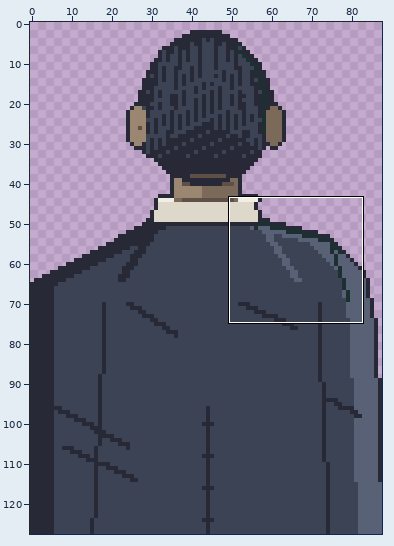
Edited in one commit: pixel-art file (art/src/news/you.aseprite). The first picture is a wide view before the edit; the outline marks the close-up.
Close-up. First the earlier version:
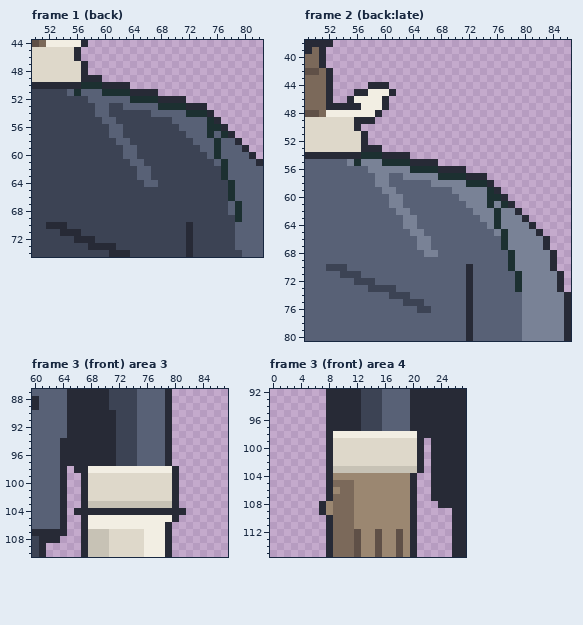
88x128 pixels, 6 frames. Shown: frame 1 (back): x 50..82, y 44..74; frame 2 (back:late): x 49..86, y 38..80; frame 3 (front) area 3: x 60..87, y 87..110; frame 3 (front) area 4: x 0..27, y 92..115. The commit also changed other frames or places, which this record leaves out.
The same view after the edit:
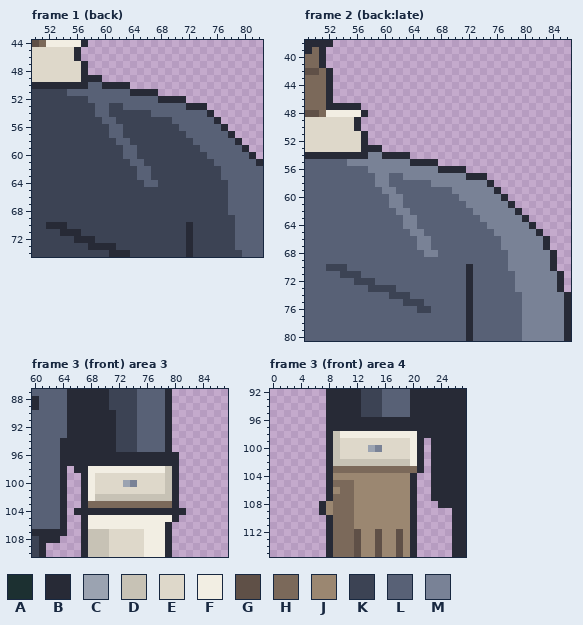
Palette (. is transparent): A #1c3031  B #272a36  C #9ba3b1  D #c7c2b5  E #ded8ca  F #f2eee3  G #5f5047  H #7b695a  J #9b8771  K #3c4354  L #586176  M #798296
Changes in this commit:
--- frame 1 (back)
@@ x 50..82 @@
 49 EEEEEEEBBB.......................
-50 BBBBBBBAAABBBB...................
-51 KKKKKLALLLAAAABBBB...............
-52 KKKKKKKKLLLLLLAAAABBBB...........
-53 KKKKKKKKKLLKKLLLLLAAAABBB........
-54 KKKKKKKKKLLKKKKKKLLLLLAAAB.......
-55 KKKKKKKKKKLLKKKKKKKKLLLLLAB......
-56 KKKKKKKKKKKLLKKKKKKKKLLLLAAB.....
-57 KKKKKKKKKKKLLKKKKKKKKKLLLALAB....
-58 KKKKKKKKKKKKLLKKKKKKKKKLLLALLB...
-59 KKKKKKKKKKKKKLLKKKKKKKKKLLALLLB..
-60 KKKKKKKKKKKKKLLKKKKKKKKKKLALLLLB.
-61 KKKKKKKKKKKKKKLLKKKKKKKKKKLALLLLB
-62 KKKKKKKKKKKKKKKLLKKKKKKKKKKALLLLL
-63 KKKKKKKKKKKKKKKLLKKKKKKKKKKALLLLL
-64 KKKKKKKKKKKKKKKKLLKKKKKKKKKKALLLL
-65 KKKKKKKKKKKKKKKKKKKKKKKKKKKKALLLL
-66 KKKKKKKKKKKKKKKKKKKKKKKKKKKKALLLL
-67 KKKKKKKKKKKKKKKKKKKKKKKKKKKKLALLL
-68 KKKKKKKKKKKKKKKKKKKKKKKKKKKKLALLL
-69 KKKKKKKKKKKKKKKKKKKKKKKKKKKKKALLL
+50 BBBBBBBBLLBBBB...................
+51 KKKKKLLLLLLLLLBBBB...............
+52 KKKKKKKKLLLLLLLLLLBBBB...........
+53 KKKKKKKKKLLKKLLLLLLLLLBBB........
+54 KKKKKKKKKLLKKKKKKLLLLLLLLB.......
+55 KKKKKKKKKKLLKKKKKKKKLLLLLLB......
+56 KKKKKKKKKKKLLKKKKKKKKLLLLLLB.....
+57 KKKKKKKKKKKLLKKKKKKKKKLLLLLLB....
+58 KKKKKKKKKKKKLLKKKKKKKKKLLLLLLB...
+59 KKKKKKKKKKKKKLLKKKKKKKKKLLLLLLB..
+60 KKKKKKKKKKKKKLLKKKKKKKKKKLLLLLLB.
+61 KKKKKKKKKKKKKKLLKKKKKKKKKKLLLLLLB
+62 KKKKKKKKKKKKKKKLLKKKKKKKKKKLLLLLL
+63 KKKKKKKKKKKKKKKLLKKKKKKKKKKLLLLLL
+64 KKKKKKKKKKKKKKKKLLKKKKKKKKKKLLLLL
+65 KKKKKKKKKKKKKKKKKKKKKKKKKKKKLLLLL
+66 KKKKKKKKKKKKKKKKKKKKKKKKKKKKLLLLL
+67 KKKKKKKKKKKKKKKKKKKKKKKKKKKKLLLLL
+68 KKKKKKKKKKKKKKKKKKKKKKKKKKKKLLLLL
+69 KKKKKKKKKKKKKKKKKKKKKKKKKKKKKLLLL
 70 KKBBBKKKKKKKKKKKKKKKKKBKKKKKKLLLL
--- frame 2 (back:late)
@@ x 53..63 @@
 43 ...........
-44 .....BBB...
-45 ...BBFFFB..
-46 ..BFFFFB...
-47 BBBBFFFB...
-48 FFFFFFB....
-49 EEEBBB.....
+44 ...........
+45 ...........
+46 ...........
+47 BBBB.......
+48 FFFFB......
+49 EEEB.......
 50 EEEB.......
@@ x 49..86 @@
 53 EEEEEEEEBBB...........................
-54 BBBBBBBBAAABBBB.......................
-55 LLLLLLMAMMMAAAABBBB...................
-56 LLLLLLLLLMMMMMMAAAABBBB...............
-57 LLLLLLLLLLMMLLMMMMMAAAABBB............
-58 LLLLLLLLLLMMLLLLLLMMMMMAAAB...........
-59 LLLLLLLLLLLMMLLLLLLLLMMMMMAB..........
-60 LLLLLLLLLLLLMMLLLLLLLLMMMMAAB.........
-61 LLLLLLLLLLLLMMLLLLLLLLLMMMAMAB........
-62 LLLLLLLLLLLLLMMLLLLLLLLLMMMAMMB.......
-63 LLLLLLLLLLLLLLMMLLLLLLLLLMMAMMMB......
-64 LLLLLLLLLLLLLLMMLLLLLLLLLLMAMMMMB.....
-65 LLLLLLLLLLLLLLLMMLLLLLLLLLLMAMMMMB....
-66 LLLLLLLLLLLLLLLLMMLLLLLLLLLLAMMMMMB...
-67 LLLLLLLLLLLLLLLLMMLLLLLLLLLLAMMMMMB...
-68 LLLLLLLLLLLLLLLLLMMLLLLLLLLLLAMMMMMB..
-69 LLLLLLLLLLLLLLLLLLLLLLLLLLLLLAMMMMMB..
-70 LLLKKKLLLLLLLLLLLLLLLLLBLLLLLAMMMMMB..
-71 LLLLLKKKLLLLLLLLLLLLLLLBLLLLLLAMMMMMB.
-72 LLLLLLLKKKLLLLLLLLLLLLLBLLLLLLAMMMMMB.
-73 LLLLLLLLLKKKKLLLLLLLLLLBLLLLLLAMMMMMB.
+54 BBBBBBBBBMMBBBB.......................
+55 LLLLLLMMMMMMMMMBBBB...................
+56 LLLLLLLLLMMMMMMMMMMBBBB...............
+57 LLLLLLLLLLMMLLMMMMMMMMMBBB............
+58 LLLLLLLLLLMMLLLLLLMMMMMMMMB...........
+59 LLLLLLLLLLLMMLLLLLLLLMMMMMMB..........
+60 LLLLLLLLLLLLMMLLLLLLLLMMMMMMB.........
+61 LLLLLLLLLLLLMMLLLLLLLLLMMMMMMB........
+62 LLLLLLLLLLLLLMMLLLLLLLLLMMMMMMB.......
+63 LLLLLLLLLLLLLLMMLLLLLLLLLMMMMMMB......
+64 LLLLLLLLLLLLLLMMLLLLLLLLLLMMMMMMB.....
+65 LLLLLLLLLLLLLLLMMLLLLLLLLLLMMMMMMB....
+66 LLLLLLLLLLLLLLLLMMLLLLLLLLLLMMMMMMB...
+67 LLLLLLLLLLLLLLLLMMLLLLLLLLLLMMMMMMB...
+68 LLLLLLLLLLLLLLLLLMMLLLLLLLLLLMMMMMMB..
+69 LLLLLLLLLLLLLLLLLLLLLLLLLLLLLMMMMMMB..
+70 LLLKKKLLLLLLLLLLLLLLLLLBLLLLLMMMMMMB..
+71 LLLLLKKKLLLLLLLLLLLLLLLBLLLLLLMMMMMMB.
+72 LLLLLLLKKKLLLLLLLLLLLLLBLLLLLLMMMMMMB.
+73 LLLLLLLLLKKKKLLLLLLLLLLBLLLLLLMMMMMMB.
 74 LLLLLLLLLLLLKKKLLLLLLLLBLLLLLLLMMMMMMB
--- frame 3 (front) area 3
@@ x 66..82 @@
  95 BBBBBBKKKLLLLB...
- 96 BBBBBBKKKLLLLB...
- 97 BBBBBBKKKLLLLB...
- 98 BBFFFFFFFFFFFFB..
- 99 .BEEEEEEEEEEEEB..
-100 .BEEEEEEEEEEEEB..
-101 .BEEEEEEEEEEEEB..
-102 .BEEEEEEEEEEEEB..
-103 .BDDDDDDDDDDDDB..
+ 96 BBBBBBBBBBBBBBB..
+ 97 BBBBBBBBBBBBBBB..
+ 98 BBFFFFFFFFFFFDB..
+ 99 .BFEEEEEEEEEEDB..
+100 .BFEEEECMEEEEDB..
+101 .BFEEEEEEEEEEDB..
+102 .BFDDDDDDDDDDDB..
+103 .BHHHHHHHHHHHHB..
 104 BBBBBBBBBBBBBBBB.
--- frame 3 (front) area 4
@@ x 7..22 @@
  95 .BBBBBKKKLLLLBBB
- 96 .BBBBBKKKLLLLBBB
- 97 .BBBBBKKKLLLLBBB
- 98 .BFFFFFFFFFFFFBB
- 99 .BEEEEEEEEEEEEB.
-100 .BEEEEEEEEEEEEB.
-101 .BEEEEEEEEEEEEB.
-102 .BEEEEEEEEEEEEB.
-103 .BDDDDDDDDDDDDB.
+ 96 .BBBBBBBBBBBBBBB
+ 97 .BBBBBBBBBBBBBBB
+ 98 .BDFFFFFFFFFFFBB
+ 99 .BDEEEEEEEEEEFB.
+100 .BDEEEECMEEEEFB.
+101 .BDEEEEEEEEEEFB.
+102 .BDDDDDDDDDDDFB.
+103 .BHHHHHHHHHHHHB.
 104 .BJJJJJJJJJJJB..
Where, in picture pixels (left, top, right, bottom), the same in both close-ups:
changed: (74, 82, 242, 222)
changed: (347, 82, 396, 124)
changed: (354, 152, 522, 292)
changed: (88, 452, 179, 508)
changed: (333, 417, 417, 473)
